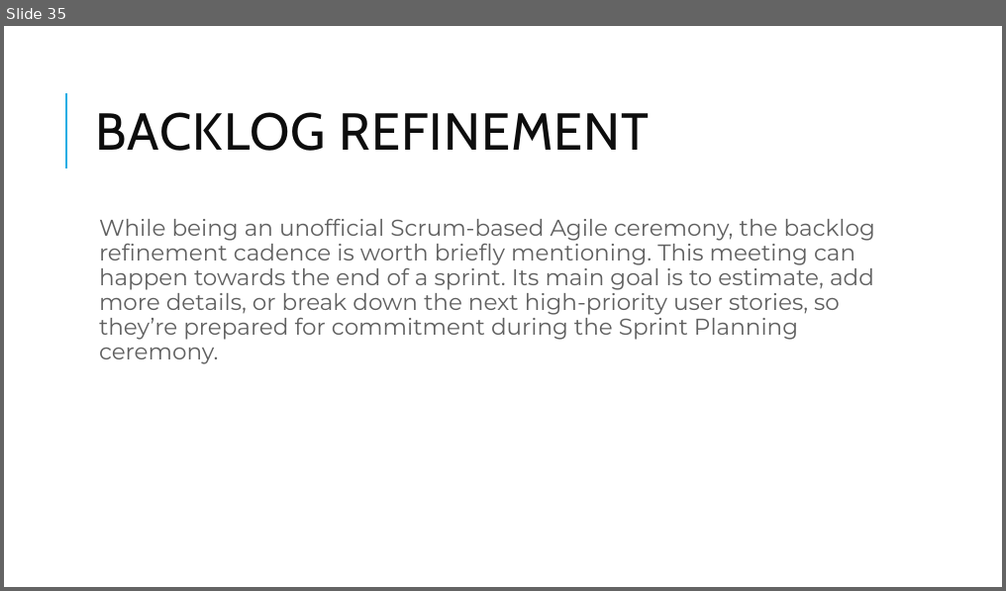
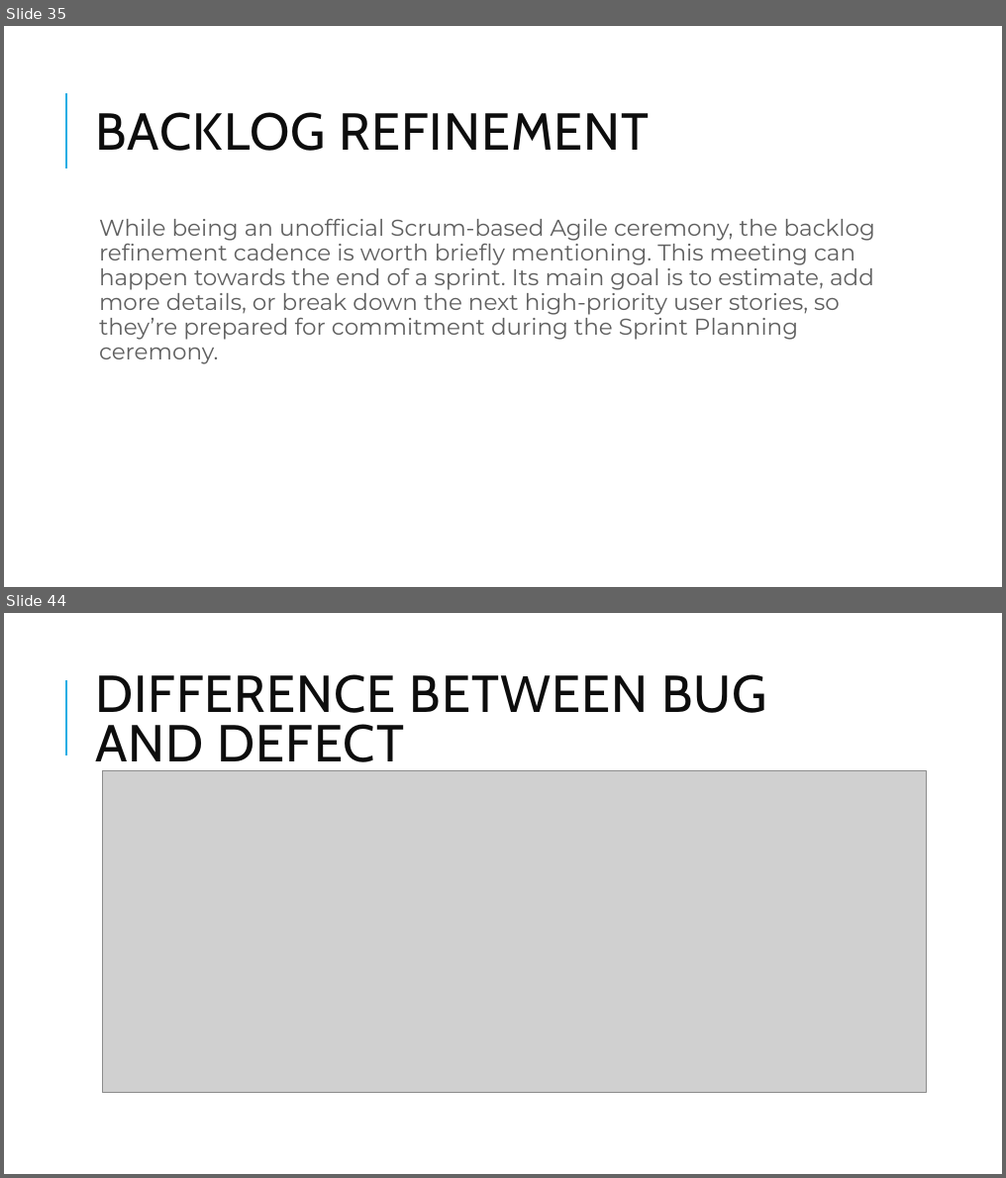
Before and after one commit to skandhwa/1stJulySimplelearn, a slide deck: Phase 1- Planning And Automation.pptx. Shown one above the other, each under a label of ours: slide 35 before the commit, slides 35 and 44 after it; the slides between them are not shown. The pictures are 1006x591 and 1006x1178 pixels, drawn with LibreOffice and Linux fonts; fonts in the diff are those of the drawing; grey boxes stand for pictures. Boxes give left, top, right and bottom in pixels: in the first picture for what was removed or moved away, otherwise in the second. Text is boxed around its words. In the diff, an @@ line names an element or a change of style, - is before the commit and + after.

```diff
--- a/Phase 1- Planning And Automation.pptx
+++ b/Phase 1- Planning And Automation.pptx
@@ slide 44 added at [4, 613, 1002, 1174], background #FFFFFF; not listed: 1 template element that a slide beside it also shows @@
@@ title added at [95, 674, 767, 773], 50 pt, text #0D0D0D @@
+DIFFERENCE BETWEEN BUG AND DEFECT
@@ picture added at [103, 771, 927, 1093] @@
```
Also in this commit, not shown: 1 slide changed, 8 other slides added.
